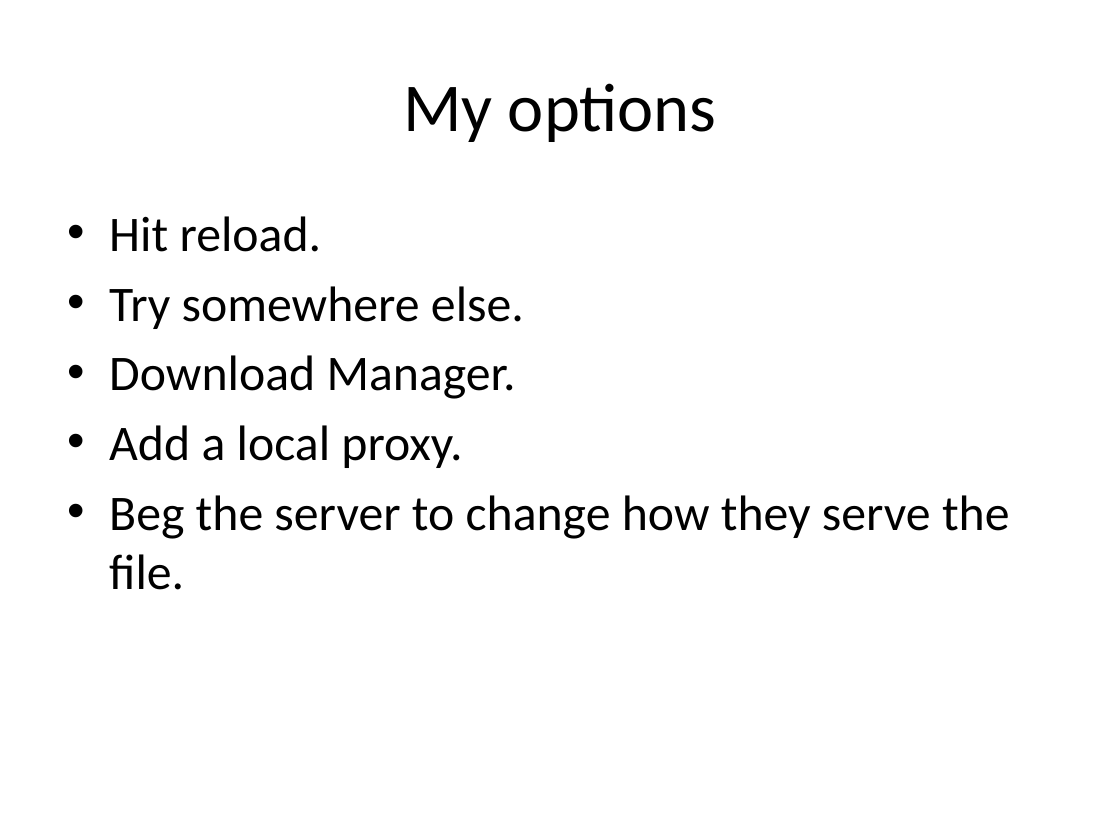
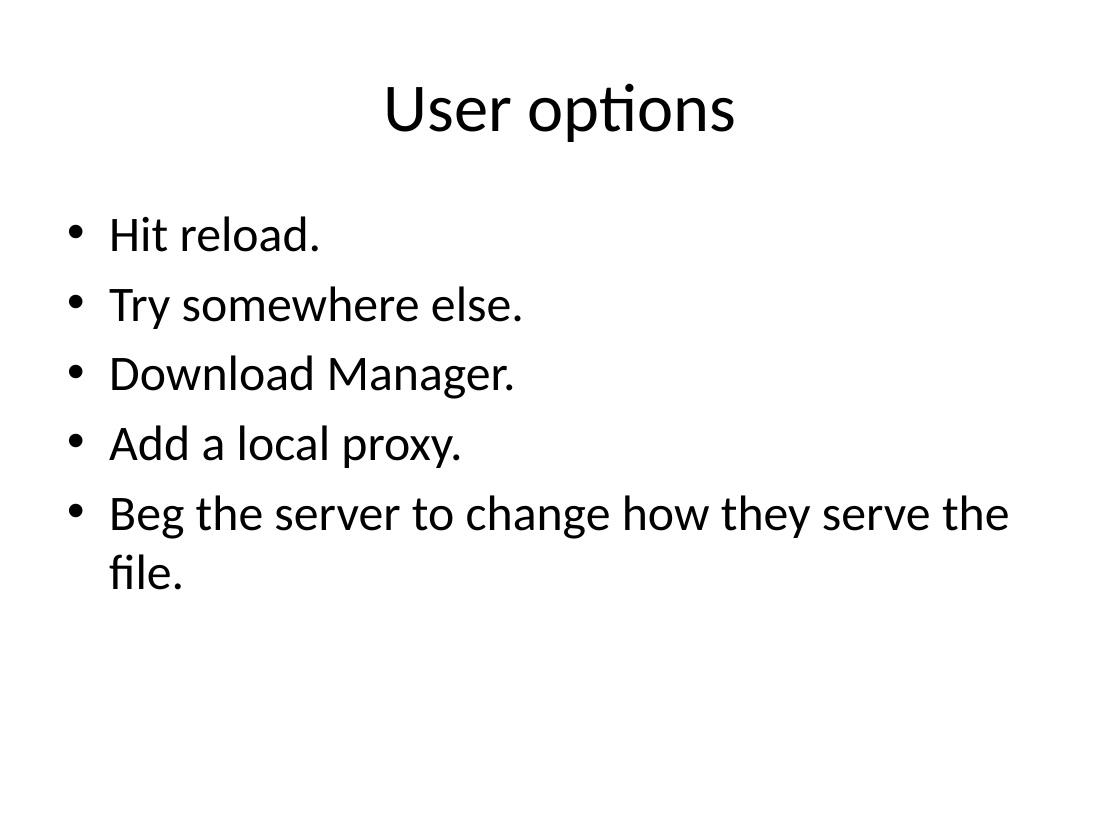
Before and after one commit to rdp/p2pwebclient, a slide deck: slide 6 of thesis_presentation/How to Make the Internet Faster.pptx (slide 5 before the commit). Drawn at 1120x840 pixels with LibreOffice and Linux fonts; fonts in the diff are those of the drawing. Boxes give left, top, right and bottom in pixels: in the first picture for what was removed or moved away, otherwise in the second. Text is boxed around its words. In the diff, an @@ line names an element or a change of style, - is before the commit and + after.

```diff
--- a/thesis_presentation/How to Make the Internet Faster.pptx
+++ b/thesis_presentation/How to Make the Internet Faster.pptx
@@ title at [383, 83, 736, 142]: text changed @@
-My options
+User options
```
Also in this commit, not shown: 6 other slides changed, 8 slides added, 1 slide removed, 2 other files.
